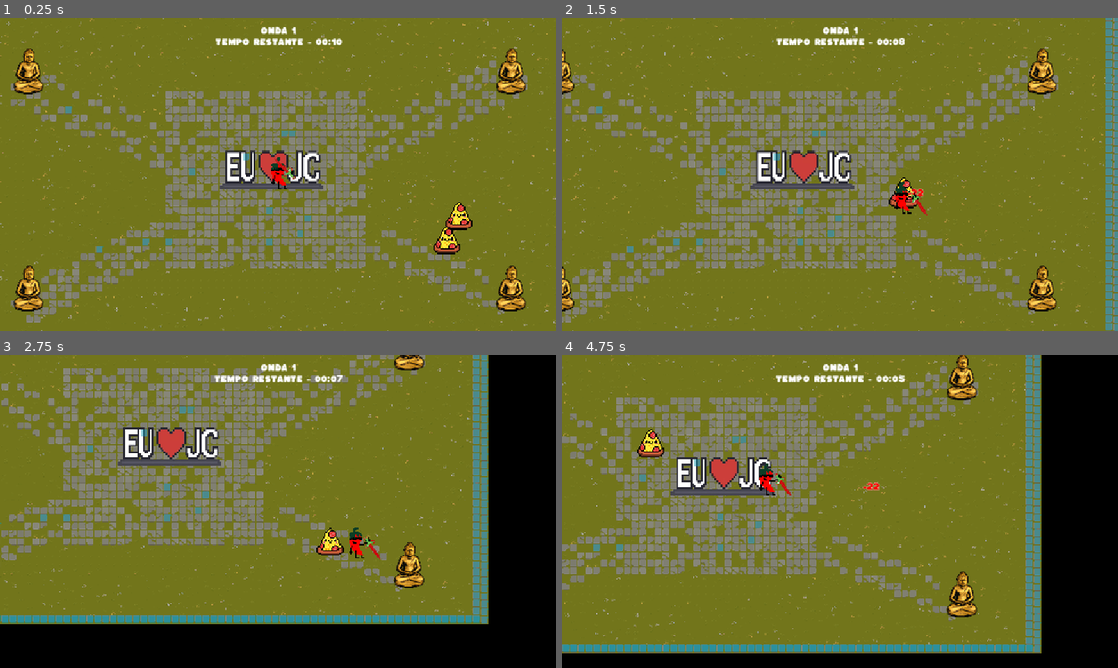
Above: before the commit, frames 1-4 (two rows, left to right).
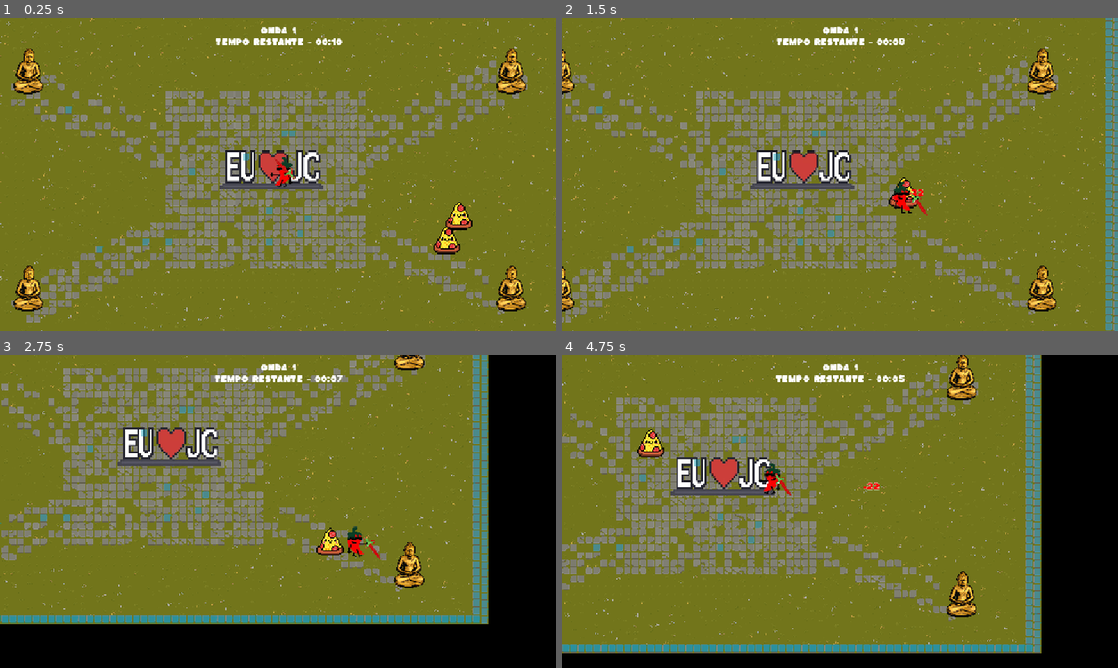
Above: after the commit, the same moments.

Repository: eduardomanhabosco/pepper-simulator
Game: Godot game, scene res://management/game_level.tscn
Same seed, same stepped clock (60 frames per second), same inputs: the game is played once before the commit and once after it. This scene is started directly instead of the project's main scene.
Inputs:
- Up to frame 1 (0.25 s): no input
- Up to frame 2 (1.5 s): hold D (move_right) 0.53-1.28 s; hold S (move_down) from 1.28 s (still down)
- Up to frame 3 (2.75 s): release S (move_down) at 2.03 s; hold D (move_right) from 2.03 s (still down)
- Up to frame 4 (4.75 s): release D (move_right) at 2.78 s; hold W (move_up) 2.78-3.53 s; hold A (move_left) from 3.53 s (still down)

The runs differ from the first frame. In frame 1, 3.0% of the frame differs, in the area x 0-100%, y 0-100%; in frame 2, 2.8%; in frame 3, 2.3%; in frame 4, 2.9%.

Commit message:
update: add credits screen & animated sprite

Diff:
--- a/enemies/enemy_template.tscn
+++ b/enemies/enemy_template.tscn
@@ -36,8 +36,8 @@
 
 [sub_resource type="AnimationLibrary" id="AnimationLibrary_lpaiu"]
 _data = {
-&"RESET": SubResource("Animation_hlciq"),
-&"scale": SubResource("Animation_yvea4")
+"RESET": SubResource("Animation_hlciq"),
+"scale": SubResource("Animation_yvea4")
 }
 
 [sub_resource type="RectangleShape2D" id="RectangleShape2D_37cu2"]
@@ -63,7 +63,7 @@
 
 [node name="Animation" type="AnimationPlayer" parent="Texture"]
 libraries = {
-&"": SubResource("AnimationLibrary_lpaiu")
+"": SubResource("AnimationLibrary_lpaiu")
 }
 autoplay = "scale"
 
--- /dev/null
+++ b/interface/credits_screen.tscn
@@ -0,0 +1,68 @@
+[gd_scene load_steps=5 format=3 uid="uid://d4ea6ey6oifn5"]
+
+[ext_resource type="Script" path="res://interface/title_screen.gd" id="1_5ttpv"]
+[ext_resource type="Texture2D" uid="uid://dwegh22r35wgk" path="res://assets/credits_screen.png" id="2_74r0t"]
+[ext_resource type="Theme" uid="uid://dv7062kd71gk1" path="res://interface/title_btn.tres" id="3_dc5n1"]
+
+[sub_resource type="StyleBoxEmpty" id="StyleBoxEmpty_fh21w"]
+
+[node name="CreditsScreen" type="Control"]
+layout_mode = 3
+anchors_preset = 15
+anchor_right = 1.0
+anchor_bottom = 1.0
+grow_horizontal = 2
+grow_vertical = 2
+script = ExtResource("1_5ttpv")
+
+[node name="bg" type="TextureRect" parent="."]
+layout_mode = 2
+offset_right = 1152.0
+offset_bottom = 648.0
+texture = ExtResource("2_74r0t")
+expand_mode = 2
+
+[node name="MarginContainer" type="MarginContainer" parent="."]
+layout_mode = 1
+anchors_preset = 15
+anchor_right = 1.0
+anchor_bottom = 1.0
+grow_horizontal = 2
+grow_vertical = 2
+theme_override_constants/margin_left = 50
+theme_override_constants/margin_top = 20
+theme_override_constants/margin_bottom = 50
+
+[node name="HBoxContainer" type="HBoxContainer" parent="MarginContainer"]
+layout_mode = 2
+size_flags_horizontal = 0
+size_flags_vertical = 8
+
+[node name="VBoxContainer" type="VBoxContainer" parent="MarginContainer/HBoxContainer"]
+custom_minimum_size = Vector2(200, 0)
+layout_mode = 2
+size_flags_horizontal = 4
+size_flags_vertical = 0
+
+[node name="TextureRect" type="TextureRect" parent="MarginContainer/HBoxContainer/VBoxContainer"]
+layout_mode = 2
+
+[node name="HSeparator" type="HSeparator" parent="MarginContainer/HBoxContainer/VBoxContainer"]
+custom_minimum_size = Vector2(0, 20)
+layout_mode = 2
+theme_override_styles/separator = SubResource("StyleBoxEmpty_fh21w")
+
+[node name="HSeparator2" type="HSeparator" parent="MarginContainer/HBoxContainer/VBoxContainer"]
+custom_minimum_size = Vector2(0, 20)
+layout_mode = 2
+theme_override_styles/separator = SubResource("StyleBoxEmpty_fh21w")
+
+[node name="go_back_btn" type="Button" parent="MarginContainer/HBoxContainer/VBoxContainer"]
+layout_mode = 2
+theme = ExtResource("3_dc5n1")
+text = "GO BACK"
+
+[node name="pepper" type="TextureRect" parent="MarginContainer/HBoxContainer"]
+layout_mode = 2
+
+[connection signal="pressed" from="MarginContainer/HBoxContainer/VBoxContainer/go_back_btn" to="." method="_on_go_back_btn_pressed"]
--- a/interface/title_screen.gd
+++ b/interface/title_screen.gd
@@ -16,8 +16,10 @@
 
 
 func _on_credits_btn_pressed() -> void:
-	pass # Replace with function body.
-
+	get_tree().change_scene_to_file("res://interface/credits_screen.tscn")
 
 func _on_quit_btn_pressed() -> void:
 	get_tree().quit()
+
+func _on_go_back_btn_pressed() -> void:
+		get_tree().change_scene_to_file("res://interface/title_screen.tscn")
--- a/interface/title_screen.tscn
+++ b/interface/title_screen.tscn
@@ -5,6 +5,33 @@
 [ext_resource type="Theme" uid="uid://dv7062kd71gk1" path="res://interface/title_btn.tres" id="2_cq38a"]
 
 [sub_resource type="StyleBoxEmpty" id="StyleBoxEmpty_fh21w"]
+
+[sub_resource type="Animation" id="Animation_6euca"]
+length = 0.001
+tracks/0/type = "value"
+tracks/0/imported = false
+tracks/0/enabled = true
+tracks/0/path = NodePath("bg:modulate")
+tracks/0/interp = 1
+tracks/0/loop_wrap = true
+tracks/0/keys = {
+"times": PackedFloat32Array(0),
+"transitions": PackedFloat32Array(1),
+"update": 0,
+"values": [Color(1, 1, 1, 1)]
+}
+tracks/1/type = "value"
+tracks/1/imported = false
+tracks/1/enabled = true
+tracks/1/path = NodePath("MarginContainer:position")
+tracks/1/interp = 1
+tracks/1/loop_wrap = true
+tracks/1/keys = {
+"times": PackedFloat32Array(0),
+"transitions": PackedFloat32Array(1),
+"update": 0,
+"values": [Vector2(0, 0)]
+}
 
 [sub_resource type="Animation" id="Animation_1be12"]
 resource_name = "reveal"
@@ -32,33 +59,6 @@
 "transitions": PackedFloat32Array(1, 1),
 "update": 0,
 "values": [Vector2(-260, 0), Vector2(0, 0)]
-}
-
-[sub_resource type="Animation" id="Animation_6euca"]
-length = 0.001
-tracks/0/type = "value"
-tracks/0/imported = false
-tracks/0/enabled = true
-tracks/0/path = NodePath("bg:modulate")
-tracks/0/interp = 1
-tracks/0/loop_wrap = true
-tracks/0/keys = {
-"times": PackedFloat32Array(0),
-"transitions": PackedFloat32Array(1),
-"update": 0,
-"values": [Color(1, 1, 1, 1)]
-}
-tracks/1/type = "value"
-tracks/1/imported = false
-tracks/1/enabled = true
-tracks/1/path = NodePath("MarginContainer:position")
-tracks/1/interp = 1
-tracks/1/loop_wrap = true
-tracks/1/keys = {
-"times": PackedFloat32Array(0),
-"transitions": PackedFloat32Array(1),
-"update": 0,
-"values": [Vector2(0, 0)]
 }
 
 [sub_resource type="AnimationLibrary" id="AnimationLibrary_mv2ki"]
--- a/player/player.gd
+++ b/player/player.gd
@@ -6,6 +6,7 @@
 @export var _move_speed: float = 256.0
 @export_category("Variables")
 @export var _health: int = 400
+@onready var anim: AnimatedSprite2D = $AnimatedSprite2D
 
 @export_category("Objects")
 @export var _weapon: BaseWeapon
@@ -23,6 +24,15 @@
 		"move_up", "move_down"
 	)
 	velocity = _direction * _move_speed
+	print(_direction[0])
+	if _direction[0] == 0 and _direction[1] == 0:
+		anim.stop()
+	if _direction[0] >= 0.01 or _direction[1] != 0:
+		anim.play('walk_dir')
+	if _direction[0] < 0:
+		anim.play('walk_esq')
+
+
 	move_and_slide()
 
 
--- a/player/player.tscn
+++ b/player/player.tscn
@@ -1,8 +1,63 @@
-[gd_scene load_steps=5 format=3 uid="uid://bhh05ypgva1k7"]
+[gd_scene load_steps=12 format=3 uid="uid://bhh05ypgva1k7"]
 
-[ext_resource type="Script" uid="uid://mmv6w2ddk221" path="res://player/player.gd" id="1_g1dw6"]
-[ext_resource type="Texture2D" uid="uid://c0l526pkxjdn4" path="res://assets/pepper.png" id="1_oul6g"]
+[ext_resource type="Script" path="res://player/player.gd" id="1_g1dw6"]
+[ext_resource type="Texture2D" uid="uid://f8dqheod2d2o" path="res://assets/main_character/pepper_sprite_1.png" id="2_m0las"]
 [ext_resource type="PackedScene" uid="uid://beitt7k0g8tje" path="res://weapons/sword/sword_pepper.tscn" id="4_yw30f"]
+
+[sub_resource type="AtlasTexture" id="AtlasTexture_f4ff4"]
+atlas = ExtResource("2_m0las")
+region = Rect2(222, 0, 133, 216)
+
+[sub_resource type="AtlasTexture" id="AtlasTexture_kxje1"]
+atlas = ExtResource("2_m0las")
+region = Rect2(444, 0, 133, 216)
+
+[sub_resource type="AtlasTexture" id="AtlasTexture_f0urd"]
+atlas = ExtResource("2_m0las")
+region = Rect2(0, 0, 133, 216)
+
+[sub_resource type="AtlasTexture" id="AtlasTexture_4lquu"]
+atlas = ExtResource("2_m0las")
+region = Rect2(0, 216, 133, 216)
+
+[sub_resource type="AtlasTexture" id="AtlasTexture_2iqhu"]
+atlas = ExtResource("2_m0las")
+region = Rect2(222, 216, 133, 216)
+
+[sub_resource type="AtlasTexture" id="AtlasTexture_c1wgt"]
+atlas = ExtResource("2_m0las")
+region = Rect2(444, 216, 133, 216)
+
+[sub_resource type="SpriteFrames" id="SpriteFrames_i2k5y"]
+animations = [{
+"frames": [{
+"duration": 1.0,
+"texture": SubResource("AtlasTexture_f4ff4")
+}, {
+"duration": 1.0,
+"texture": SubResource("AtlasTexture_kxje1")
+}, {
+"duration": 1.0,
+"texture": SubResource("AtlasTexture_f0urd")
+}],
+"loop": true,
+"name": &"walk_dir",
+"speed": 6.0
+}, {
+"frames": [{
+"duration": 1.0,
+"texture": SubResource("AtlasTexture_4lquu")
+}, {
+"duration": 1.0,
+"texture": SubResource("AtlasTexture_2iqhu")
+}, {
+"duration": 1.0,
+"texture": SubResource("AtlasTexture_c1wgt")
+}],
+"loop": true,
+"name": &"walk_esq",
+"speed": 6.0
+}]
 
 [sub_resource type="RectangleShape2D" id="RectangleShape2D_rkbax"]
 size = Vector2(15.8832, 51.8277)
@@ -11,10 +66,12 @@
 script = ExtResource("1_g1dw6")
 _weapon = NodePath("WeaponsManager/Weapon_1/SwordPepper")
 
-[node name="Texture" type="Sprite2D" parent="."]
-scale = Vector2(0.0583778, 0.0583778)
-texture = ExtResource("1_oul6g")
-region_rect = Rect2(705.955, 659.98, 2.85315, 0)
+[node name="AnimatedSprite2D" type="AnimatedSprite2D" parent="."]
+position = Vector2(1, -1)
+scale = Vector2(0.362069, 0.313131)
+sprite_frames = SubResource("SpriteFrames_i2k5y")
+animation = &"walk_esq"
+frame_progress = 0.237847
 
 [node name="Camera" type="Camera2D" parent="."]
 position = Vector2(-3.84868, 2)
--- a/project.godot
+++ b/project.godot
@@ -12,7 +12,7 @@
 
 config/name="Pepper Simulator"
 run/main_scene="res://interface/interface.tscn"
-config/features=PackedStringArray("4.4", "Mobile")
+config/features=PackedStringArray("4.3", "Mobile")
 config/icon="res://icon.svg"
 
 [autoload]
@@ -54,5 +54,6 @@
 
 [rendering]
 
+textures/canvas_textures/default_texture_filter=0
 renderer/rendering_method="mobile"
 environment/defaults/default_clear_color=Color(0, 0, 0, 1)
--- a/weapons/sword/sword_pepper.tscn
+++ b/weapons/sword/sword_pepper.tscn
@@ -80,8 +80,8 @@
 
 [sub_resource type="AnimationLibrary" id="AnimationLibrary_atxal"]
 _data = {
-&"RESET": SubResource("Animation_yd4hi"),
-&"attack": SubResource("Animation_d4dei")
+"RESET": SubResource("Animation_yd4hi"),
+"attack": SubResource("Animation_d4dei")
 }
 
 [sub_resource type="RectangleShape2D" id="RectangleShape2D_d4dei"]
@@ -91,7 +91,6 @@
 radius = 31.5753
 
 [node name="SwordPepper" instance=ExtResource("1_lxdw8")]
-_attack_damage = 22
 _attack_cooldown = 0.6
 
 [node name="WeaponTexture" parent="." index="0"]
@@ -102,7 +101,7 @@
 
 [node name="Animation" parent="." index="3"]
 libraries = {
-&"": SubResource("AnimationLibrary_atxal")
+"": SubResource("AnimationLibrary_atxal")
 }
 
 [node name="AttackArea" parent="." index="4"]
Binary file added: assets/main_character/pepper_sprite_1.png
Not shown, added: assets/main_character/pepper_sprite_1.png.import
Not shown: 1 places in enemies/enemy_template.tscn that only renumber resources
Not shown: 1 places in management/game_level.tscn that only renumber resources
Not shown: 1 places in weapons/weapon_template.tscn that only renumber resources
